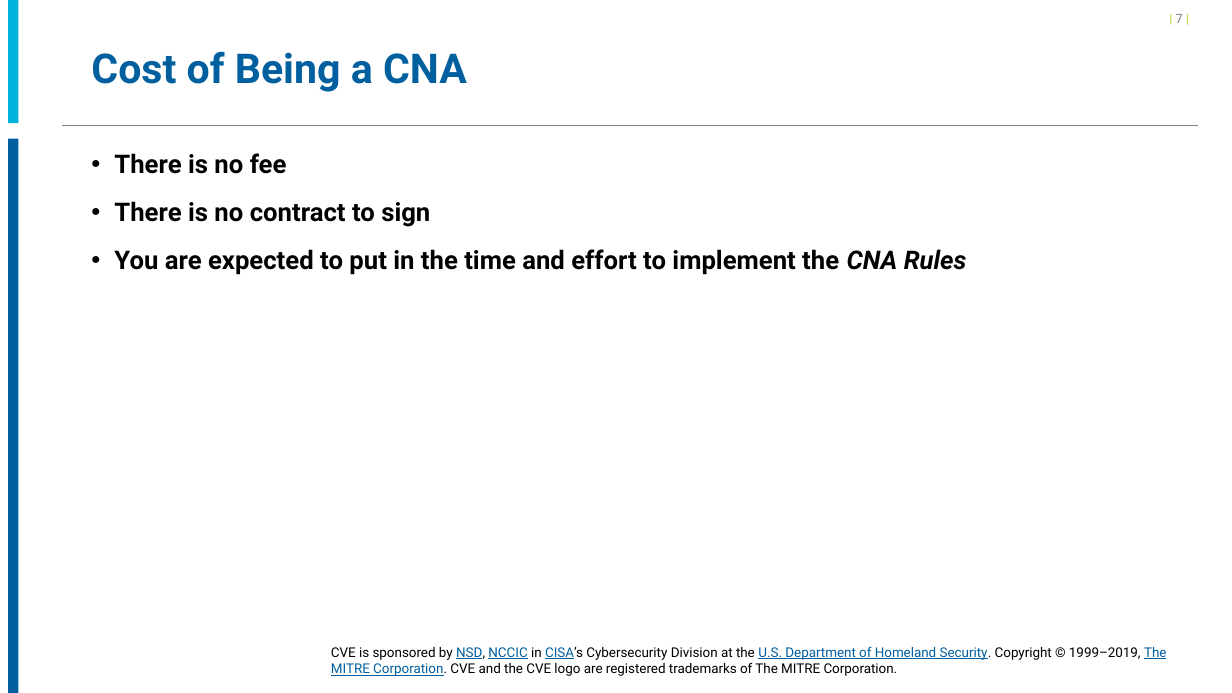
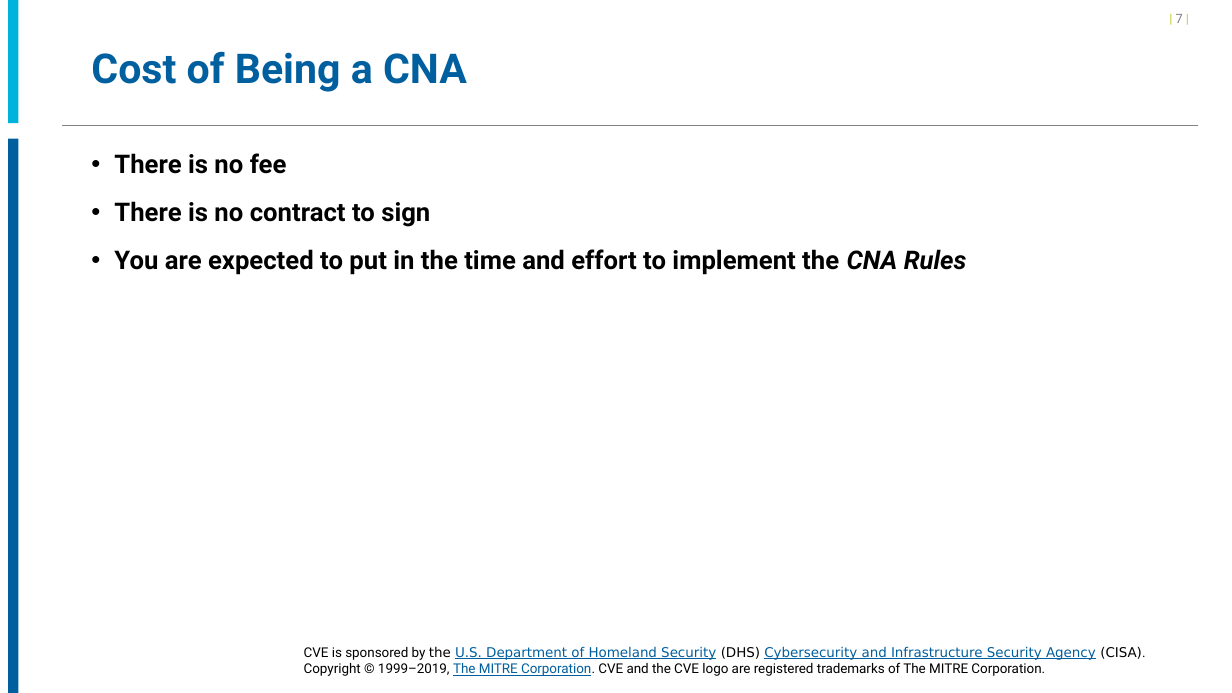
Before and after one commit to CVEProject/cveproject.github.io, a slide deck: slide 7 of docs/cna/Becoming_a_CNA.pptx. Drawn at 1232x693 pixels with LibreOffice and Linux fonts; fonts in the diff are those of the drawing; background and template pictures are left out. Boxes give left, top, right and bottom in pixels: in the first picture for what was removed or moved away, otherwise in the second. Text is boxed around its words. In the diff, an @@ line names an element or a change of style, - is before the commit and + after.

```diff
--- a/docs/cna/Becoming_a_CNA.pptx
+++ b/docs/cna/Becoming_a_CNA.pptx
@@ text at box(304, 646, 1145, 676): text changed @@
-CVE is sponsored by NSD, NCCIC in CISA’s Cybersecurity Division at the U.S. Department of Homeland Security. Copyright © 1999–2019, The MITRE Corporation. CVE and the CVE logo are registered trademarks of The MITRE Corporation.
+CVE is sponsored by the U.S. Department of Homeland Security (DHS) Cybersecurity and Infrastructure Security Agency (CISA). Copyright © 1999–2019, The MITRE Corporation. CVE and the CVE logo are registered trademarks of The MITRE Corporation.
```
Also in this commit, not shown: 43 other slides changed.
